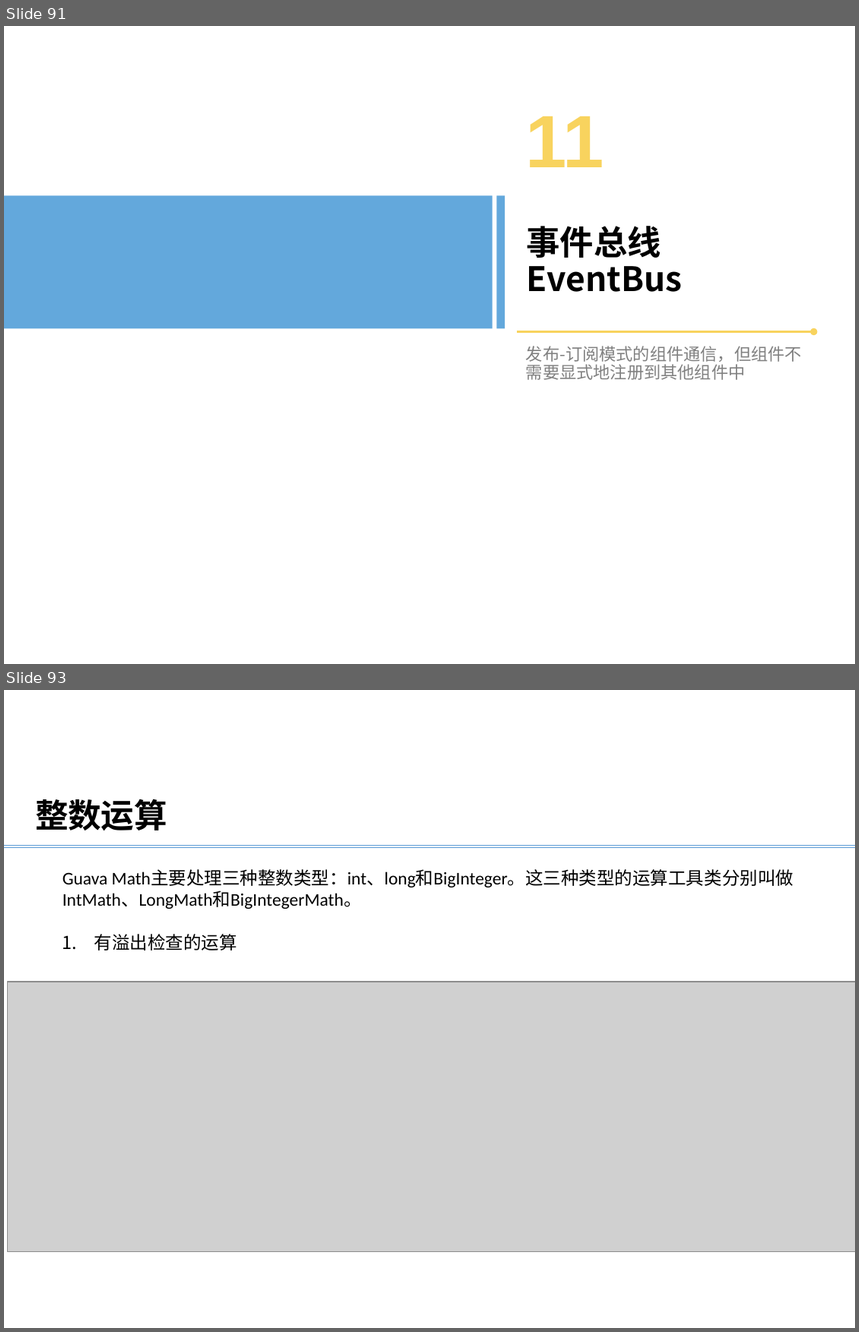
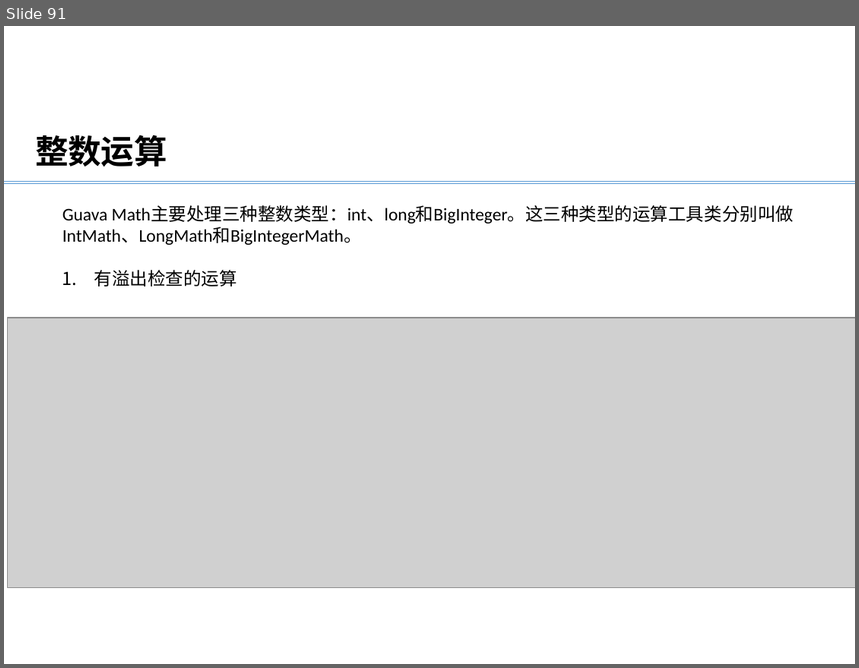
Before and after one commit to bxguo/guava, a slide deck: Guava介绍.pptx. Shown one above the other, each under a label of ours: slides 91 and 93 before the commit, slide 91 after it; the slides between them are not shown. The pictures are 859x1332 and 859x668 pixels, drawn with LibreOffice and Linux fonts; fonts in the diff are those of the drawing; grey boxes stand for pictures; background and template pictures are left out. Boxes give left, top, right and bottom in pixels: in the first picture for what was removed or moved away, otherwise in the second. Text is boxed around its words. In the diff, an @@ line names an element or a change of style, - is before the commit and + after.

```diff
--- a/Guava介绍.pptx
+++ b/Guava介绍.pptx
@@ slide 91 removed at bbox=[4, 26, 855, 664], background #FFFFFF @@
@@ text removed at bbox=[526, 116, 604, 167] @@
-11
@@ rectangle removed at bbox=[4, 195, 493, 328] @@
@@ rectangle removed at bbox=[496, 195, 506, 328] @@
@@ title removed at bbox=[526, 226, 682, 292] @@
-事件总线EventBus
@@ arrow removed from (517, 332) to (814, 332) @@
@@ text removed at bbox=[526, 346, 802, 380] @@
-发布-订阅模式的组件通信，但组件不需要显式地注册到其他组件中
@@ what was slide 93 is now slide 91 @@
```
Also in this commit, not shown: 4 slides changed, 1 slide added, 2 other slides removed, 5 other files.
